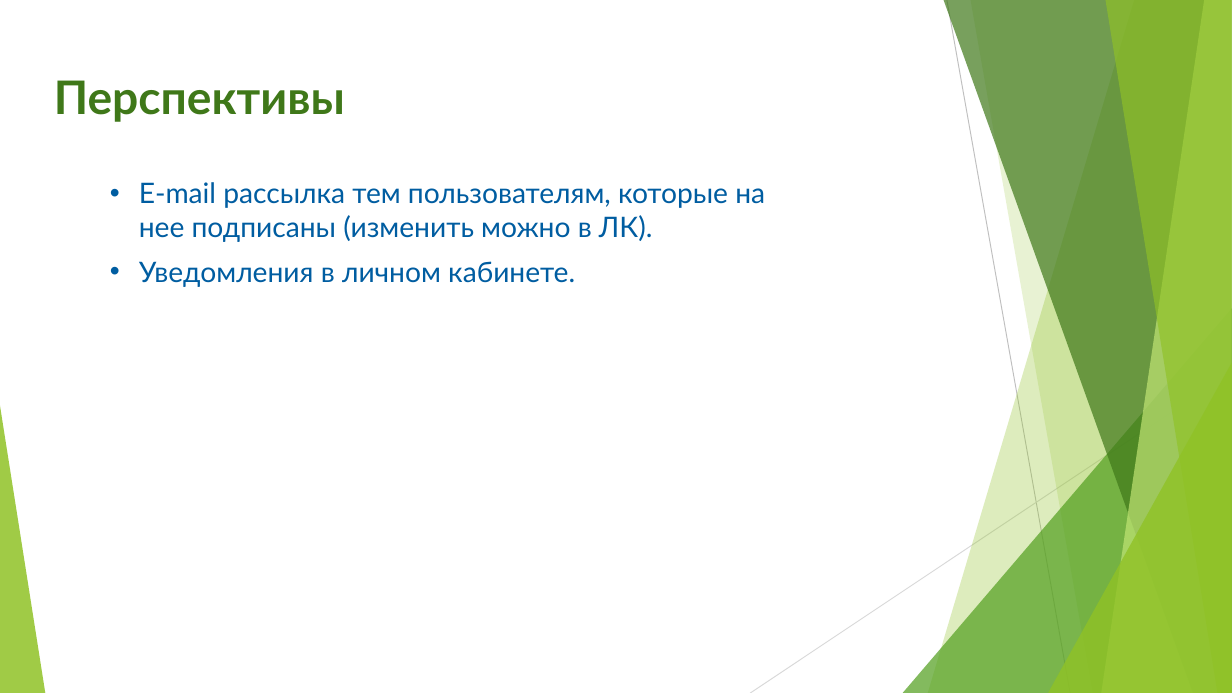
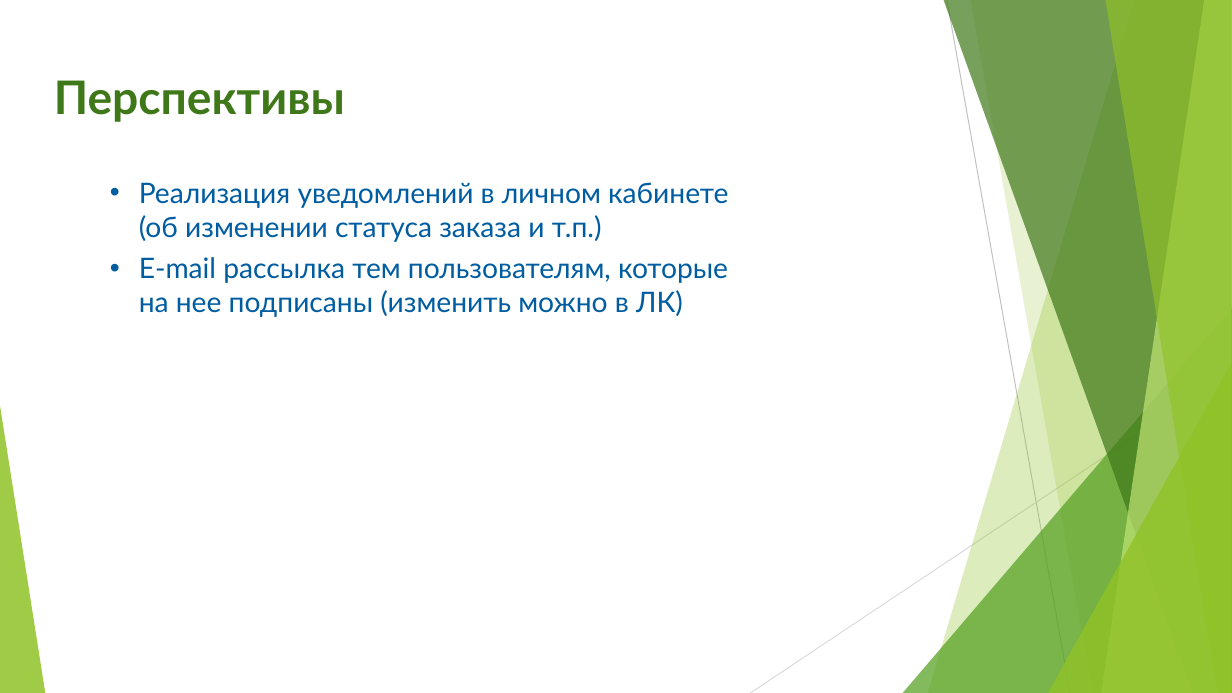
Before and after one commit to vlad120/Re_restore, a slide deck: slide 8 of Documents/WebServer project presentation.pptx. Drawn at 1232x693 pixels with LibreOffice and Linux fonts; fonts in the diff are those of the drawing. Boxes give left, top, right and bottom in pixels: in the first picture for what was removed or moved away, otherwise in the second. Text is boxed around its words. In the diff, an @@ line names an element or a change of style, - is before the commit and + after.

```diff
--- a/Documents/WebServer project presentation.pptx
+++ b/Documents/WebServer project presentation.pptx
@@ text at (139, 182, 728, 317): text changed @@
-• E-mail рассылка тем пользователям, которые на нее подписаны (изменить можно в ЛК).
-• Уведомления в личном кабинете.
+• Реализация уведомлений в личном кабинете (об изменении статуса заказа и т.п.)
+• E-mail рассылка тем пользователям, которые на нее подписаны (изменить можно в ЛК)
```
Also in this commit, not shown: 15 other files.
